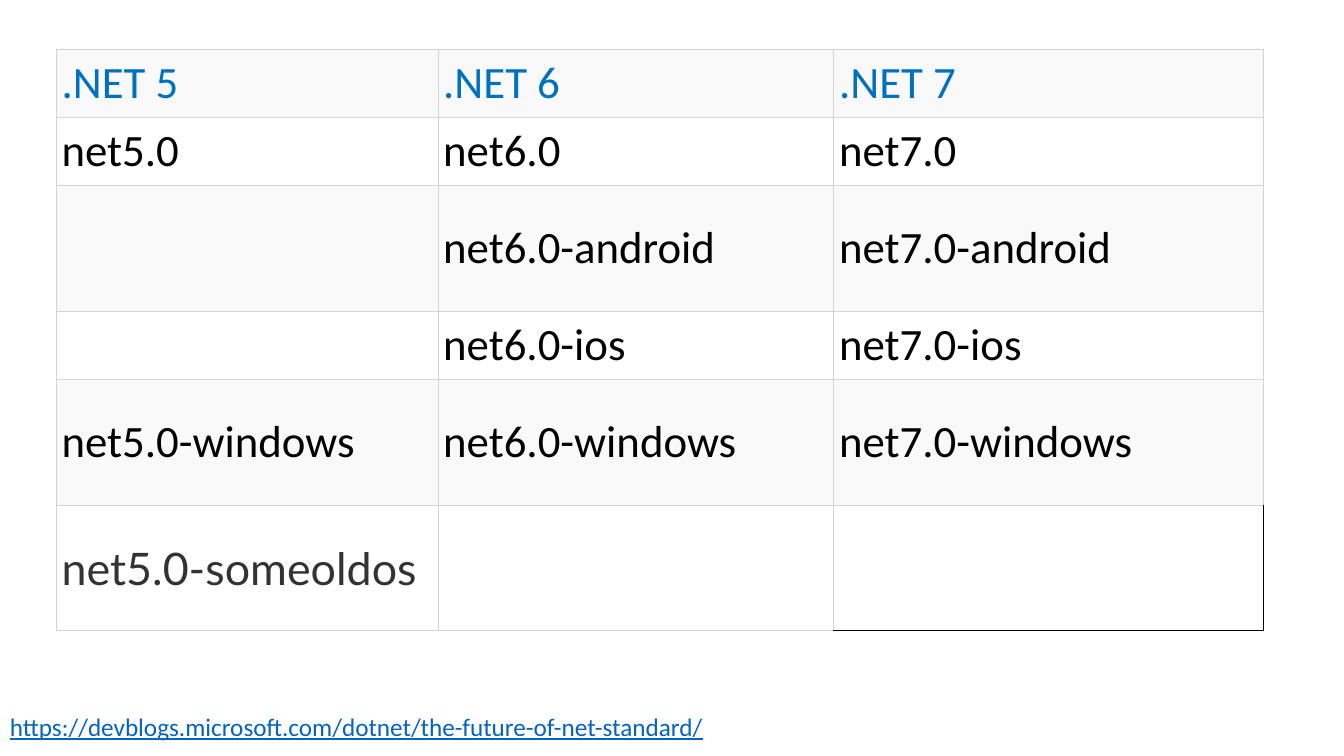
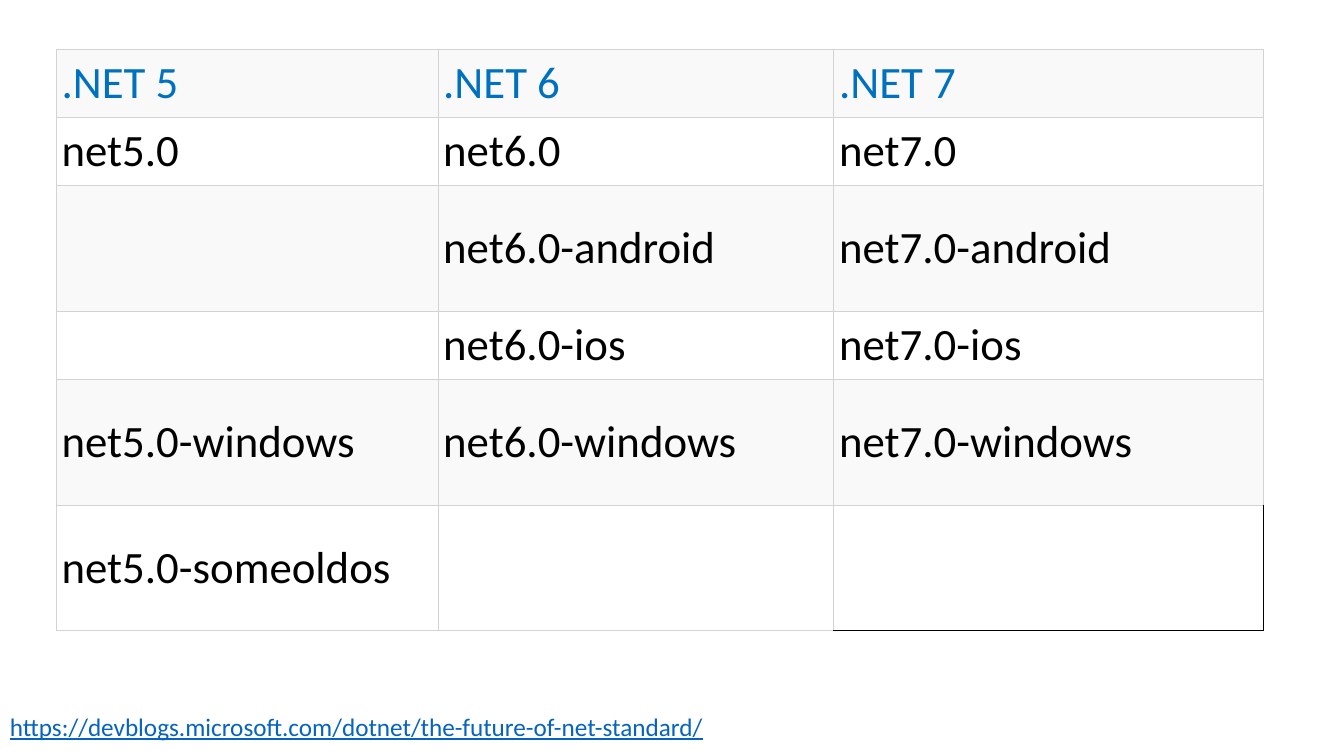
Before and after one commit to guillaume-chervet/course.dotnet, a slide deck: slide 23 of documentations/dotnet6.pptx. Drawn at 1344x756 pixels with LibreOffice and Linux fonts; fonts in the diff are those of the drawing. Boxes give left, top, right and bottom in pixels: in the first picture for what was removed or moved away, otherwise in the second. Text is boxed around its words. In the diff, an @@ line names an element or a change of style, - is before the commit and + after.

```diff
--- a/documentations/dotnet6.pptx
+++ b/documentations/dotnet6.pptx
@@ table at box(56, 49, 1264, 631) @@
@@ font Lato to Calibri, text colour #333333 to #000000 in "net5.0-someoldos" @@
```
Also in this commit, not shown: 10 other slides changed, 1 other file.
